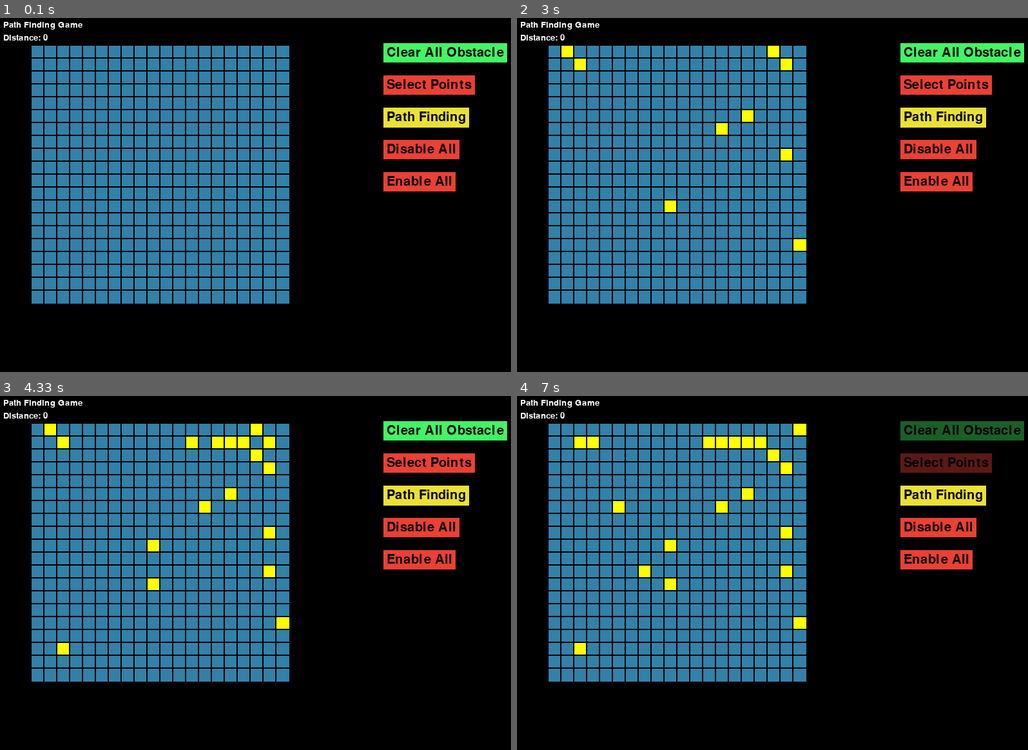
Above: before the commit, frames 1-4 (two rows, left to right).
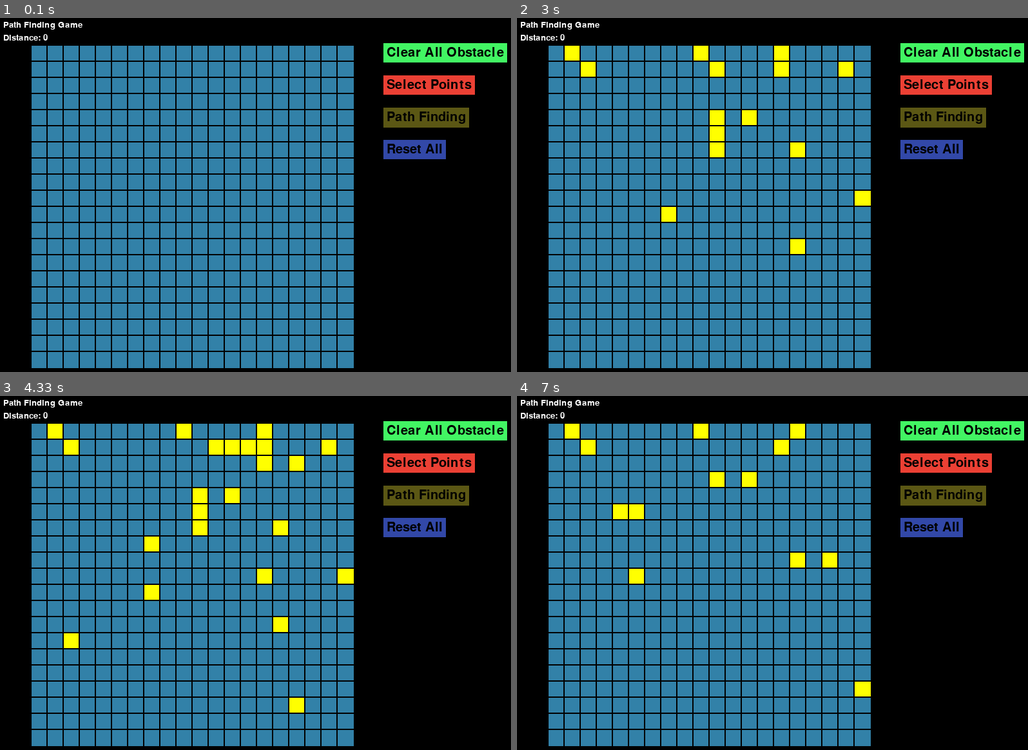
Above: after the commit, the same moments.

Repository: JonathanChan1234/Path-Finding-Python
Game: pygame game, started from ui/PathFindingGame.py
Same seed, same stepped clock (60 frames per second), same inputs: the game is played once before the commit and once after it.
Inputs (mouse positions are in pixels of both pictures, inside the frame that each line leads up to):
- Up to frame 1 (0.1 s): no input
- Up to frame 2 (3 s): press the mouse at (787, 64) at 0.37 s; move the mouse to (787, 159) at 0.47 s; release the mouse at (792, 251) at 0.6 s; press the mouse at (787, 64) at 0.7 s; move the mouse to (746, 120) at 0.8 s; release the mouse at (706, 177) at 0.93 s; click (961, 180) at 1.05 s; press the mouse at (578, 64) at 1.37 s; move the mouse to (746, 117) at 1.47 s; release the mouse at (915, 170) at 1.6 s; press the mouse at (568, 53) at 1.7 s; move the mouse to (706, 60) at 1.8 s; release the mouse at (838, 71) at 1.93 s; press the mouse at (711, 64) at 2.03 s; move the mouse to (716, 110) at 2.13 s; release the mouse at (721, 156) at 2.27 s; press the mouse at (787, 64) at 2.37 s; move the mouse to (864, 195) at 2.47 s; release the mouse at (946, 325) at 2.6 s; press the mouse at (772, 53) at 2.7 s; move the mouse to (721, 131) at 2.8 s; release the mouse at (665, 212) at 2.93 s
- Up to frame 3 (4.33 s): press the mouse at (194, 442) at 3.03 s; move the mouse to (265, 470) at 3.13 s; release the mouse at (332, 498) at 3.27 s; press the mouse at (229, 442) at 3.37 s; move the mouse to (265, 573) at 3.47 s; release the mouse at (301, 703) at 3.6 s; press the mouse at (245, 442) at 3.7 s; move the mouse to (153, 544) at 3.8 s; release the mouse at (66, 643) at 3.93 s; press the mouse at (219, 442) at 4.03 s; move the mouse to (260, 456) at 4.13 s; release the mouse at (301, 470) at 4.27 s
- Up to frame 4 (7 s): press the mouse at (695, 431) at 4.37 s; move the mouse to (706, 434) at 4.47 s; release the mouse at (716, 442) at 4.6 s; press the mouse at (772, 431) at 4.7 s; move the mouse to (808, 477) at 4.8 s; release the mouse at (844, 523) at 4.93 s; click (930, 534) at 5.05 s; press the mouse at (593, 442) at 5.37 s; move the mouse to (619, 509) at 5.47 s; release the mouse at (639, 576) at 5.6 s; press the mouse at (787, 442) at 5.7 s; move the mouse to (711, 477) at 5.8 s; release the mouse at (634, 512) at 5.93 s; press the mouse at (695, 431) at 6.03 s; move the mouse to (787, 555) at 6.13 s; release the mouse at (884, 682) at 6.27 s; press the mouse at (798, 431) at 6.37 s; move the mouse to (833, 558) at 6.47 s; release the mouse at (869, 686) at 6.6 s; press the mouse at (568, 431) at 6.7 s; move the mouse to (752, 488) at 6.8 s; release the mouse at (930, 541) at 6.93 s

The runs differ from the first frame. In frame 1, 29% of the frame differs, in the area x 6-92%, y 7-99%; in frame 2, 31%; in frame 3, 31%; in frame 4, 33%, in the area x 6-100%, y 7-99%.

Commit message:
add reset and coloring

Diff:
--- a/algorithm/AStarNode.py
+++ b/algorithm/AStarNode.py
@@ -40,9 +40,9 @@
 
     def distance_debug(self):
         if self.g == sys.maxsize / 2 and self.h == sys.maxsize / 2:
-            return '(inf, inf)'
+            return '(inf)'
         else:
-            return f'({math.floor(self.g), math.floor(self.h)})'
+            return f'({round(self.get_distance(), 2)})'
 
     def __deepcopy__(self, memodict={}):
         copyNode = AStarNode(self.x, self.y)
--- a/algorithm/PriorityQueue.py
+++ b/algorithm/PriorityQueue.py
@@ -1,6 +1,19 @@
 import sys
 from typing import List, Tuple
 from algorithm.Node import Node
+
+
+class PriorityQueueIterator:
+    def __init__(self, queue):
+        self._queue = queue
+        self._index = 0
+
+    def __next__(self):
+        if self._index < len(self._queue.queue):
+            node = self._queue.queue[self._index]
+            self._index += 1
+            return node
+        raise StopIteration
 
 
 # Priority Queue Implementation using the list data structure
@@ -32,3 +45,6 @@
         except IndexError:
             print("Index Error")
             exit()
+
+    def __iter__(self):
+        return PriorityQueueIterator(self)
--- a/algorithm/astar_grid.py
+++ b/algorithm/astar_grid.py
@@ -1,5 +1,6 @@
 import copy
 import math
+import sys
 import timeit
 from datetime import datetime
 from typing import List, Union
@@ -30,11 +31,6 @@
         compared_node.set_previous(current_node)
         compared_node.set_g(new_g)
         compared_node.set_h(new_h)
-        print(f"Updated for the vertex {str(compared_node)}"
-              f"(New Distance {new_distance} > Original Distance {compared_node.get_distance()})")
-    else:
-        print(f"Updated for the vertex {str(compared_node)}"
-              f"(New Distance {new_distance} < Original Distance {compared_node.get_distance()})")
 
 
 def euclidean_distance(point1, point2):
@@ -54,7 +50,8 @@
     unvisited_list = PriorityQueue()
     for y in range(len(grid)):
         for x in range(len(grid[y])):
-            unvisited_list.insert(grid[y][x])
+            if check_valid_block(x, y, grid):
+                unvisited_list.insert(grid[y][x])
 
     neighbors = [
         {'distance': VERTICAL_DISTANCE, 'coordinate': [0, -1]},
@@ -70,6 +67,7 @@
 
     # if unvisited list is not empty and the destination node is not visited yet
     while not unvisited_list.is_empty() and not destination.get_visited():
+        debug_unvisited_list(unvisited_list)
         # the first current node should be the origin
         x, y = unvisited_list.pop()
         current_node = grid[y][x]
@@ -84,13 +82,20 @@
                                      neighbor['distance'])
         search_result.append(copy.deepcopy(grid))
         current_node.set_visited()
-    return search_result
+    path_found = destination.get_visited()
+    return path_found, search_result
+
+
+def debug_unvisited_list(unvisited_list: PriorityQueue):
+    for node in unvisited_list:
+        if node.get_distance() != sys.maxsize:
+            print(f'{node.get_coordinate()}, f = {node.get_distance()}')
 
 
 def astar_test() -> float:
     # initialize the test grid
-    ROW = 20
-    COLUMN = 20
+    ROW = 6
+    COLUMN = 11
     grid: List[List[AStarNode]] = []
     for y in range(ROW):
         grid.append([])
@@ -98,42 +103,49 @@
             node = AStarNode(x, y)
             grid[y].append(node)
 
-    for row in range(ROW):
-        grid[row][row].set_obstacle()
+    grid[1][3].set_obstacle(True)
+    grid[2][3].set_obstacle(True)
+    grid[2][4].set_obstacle(True)
+    grid[2][5].set_obstacle(True)
+    grid[2][6].set_obstacle(True)
+    grid[2][7].set_obstacle(True)
+
 
     # astar
-    origin = grid[0][0]
-    destination = grid[9][8]
-    search_result = a_star(grid, origin, destination)
+    destination = grid[1][4]
+    origin = grid[4][7]
+    success, search_result = a_star(grid, origin, destination)
+    print(f"Path Finding Success: {success}")
 
+    final_result = search_result[len(search_result) - 1]
     # find the path first
     path: List[AStarNode] = []
-    next_point = destination
+    next_point = final_result[1][4]
     while next_point.get_previous() is not None:
         next_point = next_point.get_previous()
         path.append(next_point)
 
-    for y in range(len(grid)):
-        for x in range(len(grid[y])):
-            if origin == grid[y][x]:
+    for row in final_result:
+        for node in row:
+            if origin == node:
                 print("o", end='')
-            elif destination == grid[y][x]:
+            elif destination == node:
                 print("x", end='')
-            elif grid[y][x] in path:
-                print(' ', end='')
-            elif grid[y][x].is_obstacle():
+            elif node in path:
+                print('<>', end='')
+            elif node.is_obstacle():
                 print('$', end='')
             else:
                 print('@', end='')
-            # print(grid[y][x].distance_debug(), end='')
+            print(node.distance_debug(), end='')
         print('')
     return destination.get_distance()
 
 
 if __name__ == '__main__':
-    print(timeit.timeit(lambda: astar_test(), number=10))
-    # print(astar_test())
-    after = datetime.now()
+    # print(timeit.timeit(lambda: astar_test(), number=10))
+    print(astar_test())
+    # after = datetime.now()
     # copy result: 2.1418863999999997
     # deep copy (override __deepcopy__) result: 105.8156528/19.521769799999998
     # deep copy (do not override) result: 413.8303631/68.8988473
--- a/ui/PathFindingGame.py
+++ b/ui/PathFindingGame.py
@@ -1,4 +1,3 @@
-import inspect
 from typing import Tuple
 
 import pygame
@@ -39,17 +38,40 @@
                                         text="Select Points")
         self.startPathFindButton = UIButton(self.manager, 600, 150, (235, 225, 52), font_size=30,
                                             text="Path Finding")
-        self.disableTestButton = UIButton(self.manager, 600, 200, (235, 64, 52), font_size=30,
-                                          text="Disable All")
-        self.enableTestButton = UIButton(self.manager, 600, 250, (235, 64, 52), font_size=30,
-                                         text="Enable All")
-        self.messageText = UIText(self.manager, 600, 300, (201, 24, 4), font_size=20,
+        self.resetGridButton = UIButton(self.manager, 600, 200, (50, 72, 168), font_size=30, text="Reset All")
+
+        self.messageText = UIText(self.manager, 600, 350, (201, 24, 4), font_size=20,
                                   text="", width=200)
 
     def refresh(self):
+        # Switch cursor in different mode
+        if self.grid.select_marker:
+            pygame.mouse.set_cursor(*pygame.cursors.broken_x)
+        else:
+            pygame.mouse.set_cursor(*pygame.cursors.arrow)
+
+        # update the game background
         self.window_surface.fill(self.background)
+        # render grid and other ui components
         self.grid.render(self.window_surface)
         self.manager.render(self.window_surface)
+
+        # disable the path find button if the makers are not set
+        if not self.grid.is_marker_set():
+            self.startPathFindButton.set_disabled()
+        else:
+            self.startPathFindButton.set_enabled()
+
+        # disable the clear obstacle and set maker button when the animation started
+        if self.grid.animation_started:
+            self.clearAllObstacleButton.set_disabled()
+            self.setMarkerButton.set_disabled()
+            self.resetGridButton.set_disabled()
+        else:
+            self.clearAllObstacleButton.set_enabled()
+            self.setMarkerButton.set_enabled()
+            self.resetGridButton.set_enabled()
+
         self.clock.tick(self.fps)
         pygame.display.update()
 
@@ -64,30 +86,21 @@
                     self.grid.clear_all_obstacle()
                 if event.component_id == self.setMarkerButton.component_id:
                     self.switch_mode()
-                if event.component_id == self.disableTestButton.component_id:
-                    self.clearAllObstacleButton.set_disabled()
-                    self.setMarkerButton.set_disabled()
-                if event.component_id == self.enableTestButton.component_id:
-                    self.clearAllObstacleButton.set_enabled()
-                    self.setMarkerButton.set_enabled()
                 if event.component_id == self.startPathFindButton.component_id:
                     if not self.grid.is_marker_set():
                         self.messageText.set_text("Please select two points")
                     else:
                         self.grid.start_path_find()
+                if event.component_id == self.resetGridButton.component_id:
+                    self.grid.reset_grid()
 
     def switch_mode(self):
         self.grid.switch_mode()
-        if self.grid.select_point_mode:
-            pygame.mouse.set_cursor(*pygame.cursors.broken_x)
-        else:
-            pygame.mouse.set_cursor(*pygame.cursors.arrow)
+
 
 
 if __name__ == '__main__':
     grid = PathFindingGrid(20, 20)
-    print(inspect.getmembers(grid))
-
     path_finding_game = PathFindingGame(WINDOW_WIDTH, WINDOW_HEIGHT, FPS, WHITE, grid)
     while path_finding_game.running:
         path_finding_game.event_handle()
--- a/ui/PathFindingGrid.py
+++ b/ui/PathFindingGrid.py
@@ -3,11 +3,12 @@
 import pygame
 from typing import List, Tuple
 
+from algorithm.AStarNode import AStarNode
 from algorithm.astar_grid import a_star
 from ui.PathFindingNode import PathFindingNode
 
-NODE_WIDTH = 20
-NODE_HEIGHT = 20
+NODE_WIDTH = 25
+NODE_HEIGHT = 25
 X_OFFSET = 50
 Y_OFFSET = 50
 BORDER = 2
@@ -19,7 +20,7 @@
     VERTICAL_DISTANCE = 1
     HORIZONTAL_DISTANCE = 1
     DIAGONAL_DISTANCE = 1.4  # sqrt(2)
-    PATH_FIND_ID = pygame.NUMEVENTS - 1
+    PATH_ANIMATION_ID = pygame.NUMEVENTS - 1
 
     def __init__(self,
                  column: int = 20,
@@ -29,57 +30,52 @@
                  y_offset: int = Y_OFFSET,
                  width: int = NODE_WIDTH,
                  height: int = NODE_HEIGHT):
-        self.grid: List[List[PathFindingNode]] = []
-
-        self.keydown = False
-        self.select_point_mode = False
+        # True when the player has made the first initial click, the hovered block will become obstacle
+        self.select_obstacle = False
+        # True when the player is currently in selecting the origin/destination
+        self.select_marker = False
+        # The Path Finding is currently in progress
+        self.animation_started = False
         self.markers: List[PathFindingNode] = []
-        self.path_find_animation_started = False
         self.search_result: List[List[List[PathFindingNode]]] = []
 
-        # initialize all the nodes
-        for y in range(row):
-            self.grid.append([])
-            for x in range(column):
-                node = PathFindingNode(width,
-                                       height,
-                                       color,
+        self.grid: List[List[PathFindingNode]] = []
+        self.column = column
+        self.row = row
+        self.color = color
+        self.x_offset = x_offset
+        self.y_offset = y_offset
+        self.width = width
+        self.height = height
+        self.init_grid()
+
+    def init_grid(self):
+        self.grid.clear()
+        for row in range(self.row):
+            grid_row = []
+            for column in range(self.column):
+                node = PathFindingNode(self.width,
+                                       self.height,
                                        BORDER,
-                                       BORDER_COLOR,
-                                       x * width + x_offset + BORDER,
-                                       y * height + y_offset + BORDER,
-                                       x,
-                                       y)
-                self.grid[y].append(node)
+                                       column * self.width + self.x_offset + BORDER,
+                                       row * self.height + self.y_offset + BORDER,
+                                       column,
+                                       row)
+                grid_row.append(node)
+            self.grid.append(grid_row)
 
     def grid_iterator(self, func):
         for row in range(len(self.grid)):
             for column in range(len(self.grid[row])):
                 func(self.grid[row][column])
 
-    def event_handler(self, event):
-        if event.type == PathFindingGrid.PATH_FIND_ID:
-            self.update_grid()
-        if self.path_find_animation_started:
-            return
-        if event.type == pygame.MOUSEBUTTONUP:
-            self.keydown = False
-        if event.type == pygame.MOUSEBUTTONDOWN:
-            for row in self.grid:
-                for node in row:
-                    if node.check_crash(pygame.mouse.get_pos()):
-                        if self.select_point_mode:
-                            self.set_marker(node)
-                        else:
-                            self.set_obstacle(node)
-
     def set_obstacle(self, node):
         # if the selected node is already an obstacle, deselected the current cell
         if node.is_obstacle():
             node.set_obstacle(False)
         # if the selected node is NOT an obstacle and not yet make the first click
-        elif not node.is_obstacle() and not self.keydown:
-            self.keydown = True
+        elif not node.is_obstacle() and not self.select_obstacle:
+            self.select_obstacle = True
             node.set_obstacle(True)
 
     def set_marker(self, node):
@@ -97,10 +93,10 @@
         return len(self.markers) == 2
 
     def switch_mode(self):
-        self.select_point_mode = not self.select_point_mode
+        self.select_marker = not self.select_marker
 
     def set_animation_started(self, started: bool):
-        self.path_find_animation_started = started
+        self.animation_started = started
 
     def start_path_find(self):
         if len(self.markers) != 2:
@@ -108,46 +104,71 @@
         self.set_animation_started(True)
         origin, destination = self.markers[0], self.markers[1]
         pygame.time.delay(2000)
-        self.search_result = a_star(self.grid, origin, destination)
-        pygame.time.set_timer(PathFindingGrid.PATH_FIND_ID, 10)
+        path_found, self.search_result = a_star(self.grid, origin, destination)
+        pygame.time.set_timer(PathFindingGrid.PATH_ANIMATION_ID, 50)
 
     def update_grid(self):
         # ignore the event counter when the animation is finished
         if len(self.search_result) == 0:
             return
 
-        print('update grid')
         # draw the immediate result (animation)
         search_result_history = self.search_result.pop(0)
-        for row in range(len(search_result_history)):
-            for column in range(len(search_result_history[row])):
-                self.grid[row][column].set_g(search_result_history[row][column].get_g())
-                self.grid[row][column].set_h(search_result_history[row][column].get_h())
-                if search_result_history[row][column].get_previous():
-                    previous_node = search_result_history[row][column].get_previous()
-                    print(previous_node.get_coordinate())
-                    self.grid[row][column].set_previous(self.grid[previous_node.y][previous_node.x])
+        self.copy_grid(search_result_history)
 
         # draw the final path
         if len(self.search_result) == 0:
             next_point = self.markers[1]
             while next_point.get_previous() is not None:
-                next_point.set_path(True)
+                next_point.set_path()
                 next_point = next_point.get_previous()
             self.set_animation_started(False)
+
+    def copy_grid(self, copy_grid: List[List[AStarNode]]):
+        for row in range(len(copy_grid)):
+            for column in range(len(copy_grid[row])):
+                self.grid[row][column].set_g(copy_grid[row][column].get_g())
+                self.grid[row][column].set_h(copy_grid[row][column].get_h())
+                if copy_grid[row][column].get_previous():
+                    previous_node = copy_grid[row][column].get_previous()
+                    self.grid[row][column].set_previous(self.grid[previous_node.y][previous_node.x])
+                if copy_grid[row][column].get_visited():
+                    self.grid[row][column].set_visited()
+
+    def reset_grid(self):
+        self.init_grid()
+        self.markers.clear()
+        self.search_result.clear()
+        pass
+
+    def event_handler(self, event):
+        if event.type == PathFindingGrid.PATH_ANIMATION_ID and \
+                self.animation_started:
+            self.update_grid()
+        if event.type == pygame.MOUSEBUTTONUP and not self.animation_started:
+            self.select_obstacle = False
+        if event.type == pygame.MOUSEBUTTONDOWN:
+            for row in self.grid:
+                for node in row:
+                    if node.check_crash(pygame.mouse.get_pos()):
+                        if self.select_marker:
+                            self.set_marker(node)
+                        else:
+                            self.set_obstacle(node)
 
     def render(self, window_surface):
         self.grid_iterator(lambda node: self.render_node(node, window_surface))
 
     def render_node(self, node, window_surface):
         node.render(window_surface)
-        if self.path_find_animation_started:
+        if self.animation_started:
             return
+
         # Set the node that the player currently hover when these 3 conditions is fulfilled
         # 1. The player has made the first (initial click)
         # 2. The hover position is within a valid node
         # 3. The node is currently NOT marked
-        if self.keydown \
+        if self.select_obstacle \
                 and node.check_crash(pygame.mouse.get_pos()) \
                 and not node.is_marked():
             node.set_obstacle(True)
--- a/ui/PathFindingNode.py
+++ b/ui/PathFindingNode.py
@@ -8,24 +8,27 @@
 
 from algorithm.AStarNode import AStarNode
 
-SELECTED_COLOR = (255, 255, 0)
+UNVISITED_COLOR = (50, 129, 168)
+OBSTACLE_COLOR = (255, 255, 0)
 VISITED_COLOR = (255, 0, 0)
+SEARCHED_COLOR = (168, 50, 143)
 PATH_COLOR = (0, 0, 255)
+BORDER_COLOR = (0, 0, 0)
 
 
 class PathFindingNodeState(Enum):
-    obstacle = 1
-    marked = 2
-    path = 3
+    UNVISITED = 1
+    SEARCHED = 2
+    OBSTACLE = 3
+    VISITED = 4  # shortest path to this node is found
+    PATH = 5
 
 
 class PathFindingNode(pygame.sprite.Sprite, AStarNode):
     def __init__(self,
                  width: int,
                  height: int,
-                 color: Tuple[int, int, int],
                  border_width: int,
-                 border_color: Tuple[int, int, int],
                  x_pos: int,
                  y_pos: int,
                  x: int,
@@ -42,17 +45,16 @@
 
         # node border properties
         self.border_width = border_width
-        self.border_color = border_color
 
         # node block
         self.block = pygame.Surface([self.width, self.height])
-        self.block.fill(color)
+        self.block.fill(UNVISITED_COLOR)
         self.block_rect = self.block.get_rect()
         self.block_rect.topleft = (x_pos + self.border_width, y_pos + self.border_width)
 
         # node block border
         self.border = pygame.Surface([self.width + self.border_width * 2, self.height + self.border_width * 2])
-        self.border.fill(border_color)
+        self.border.fill(BORDER_COLOR)
         self.border_rect = self.border.get_rect()
         self.border_rect.topleft = (x_pos, y_pos)
 
@@ -61,10 +63,8 @@
         self.y = y
 
         # other properties
-        self.color = color
         self.marked = False
-        self.searched = False
-        self.is_path = False
+        self.state: PathFindingNodeState = PathFindingNodeState.UNVISITED
 
         # marker
         # set marker to the middle of the node block
@@ -82,31 +82,42 @@
     def is_marked(self) -> bool:
         return self.marked
 
-    def set_searched(self, searched: bool):
-        self.searched = searched
-
-    def is_searched(self) -> bool:
-        return self.searched
-
-    def set_path(self, path: bool):
-        self.is_path = path
-
-    def get_path(self) -> bool:
-        return self.is_path
+    def set_path(self):
+        self.state = PathFindingNodeState.PATH
 
     def check_crash(self, pos: Tuple[int, int]):
         return self.block_rect.collidepoint(pos)
 
+    def set_g(self, g):
+        AStarNode.set_g(self, g)
+        if self.get_distance() != sys.maxsize:
+            self.state = PathFindingNodeState.SEARCHED
+
+    def set_h(self, h):
+        AStarNode.set_h(self, h)
+        if self.get_distance() != sys.maxsize:
+            self.state = PathFindingNodeState.SEARCHED
+
+    def set_visited(self):
+        AStarNode.set_visited(self)
+        self.state = PathFindingNodeState.VISITED
+
+    def set_obstacle(self, obstacle: bool = True):
+        AStarNode.set_obstacle(self, obstacle)
+        self.state = PathFindingNodeState.OBSTACLE if obstacle else PathFindingNodeState.UNVISITED
+
     def render(self, window_surface: pygame.SurfaceType):
-        if self.obstacle:
-            self.block.fill(SELECTED_COLOR)
-        elif self.get_distance() != sys.maxsize:
+        if self.state == PathFindingNodeState.UNVISITED:
+            self.block.fill(UNVISITED_COLOR)
+        elif self.state == PathFindingNodeState.OBSTACLE:
+            self.block.fill(OBSTACLE_COLOR)
+        elif self.state == PathFindingNodeState.VISITED:
             self.block.fill(VISITED_COLOR)
-        else:
-            self.block.fill(self.color)
+        elif self.state == PathFindingNodeState.SEARCHED:
+            self.block.fill(SEARCHED_COLOR)
+        elif self.state == PathFindingNodeState.PATH:
+            self.block.fill(PATH_COLOR)
 
-        if self.get_path():
-            self.block.fill(PATH_COLOR)
         window_surface.blit(self.border, self.border_rect)
         window_surface.blit(self.block, self.block_rect)
         if self.marked:
--- a/ui_utility/UIButton.py
+++ b/ui_utility/UIButton.py
@@ -48,11 +48,9 @@
 
     def set_disabled(self):
         self.disable = True
-        self.button.set_alpha(100)
 
     def set_enabled(self):
         self.disable = False
-        self.button.set_alpha(255)
 
     def event_handler(self, event):
         # Ignore all the action when disabled
@@ -67,4 +65,8 @@
         text_width, text_height = self.text.get_size()
         x_offset = (self.width - text_width) / 2
         y_offset = (self.height - text_height) / 2
+        if self.disable:
+            self.button.set_alpha(100)
+        else:
+            self.button.set_alpha(255)
         window_surface.blit(self.text, (x_offset + self.x_pos, y_offset + self.y_pos))
